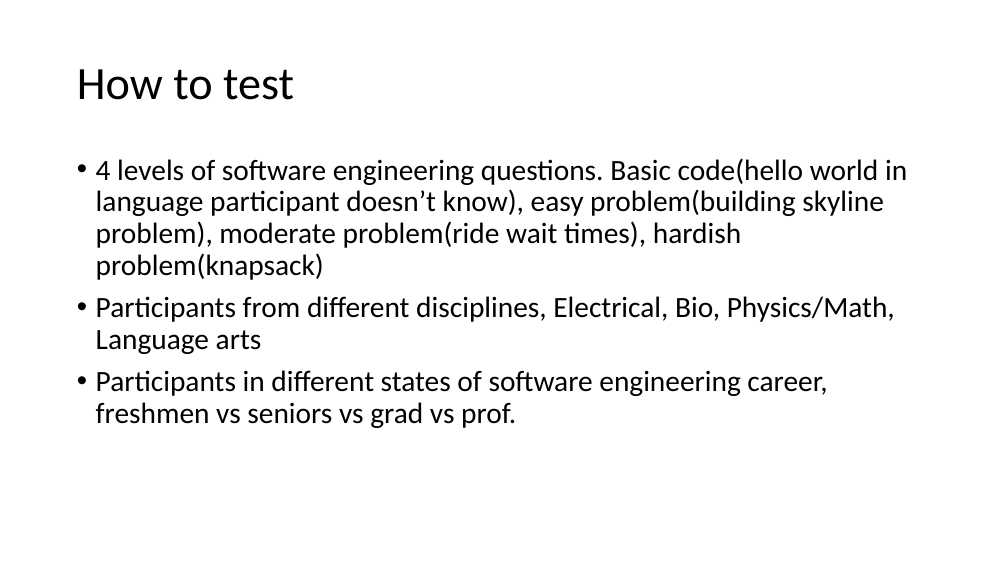
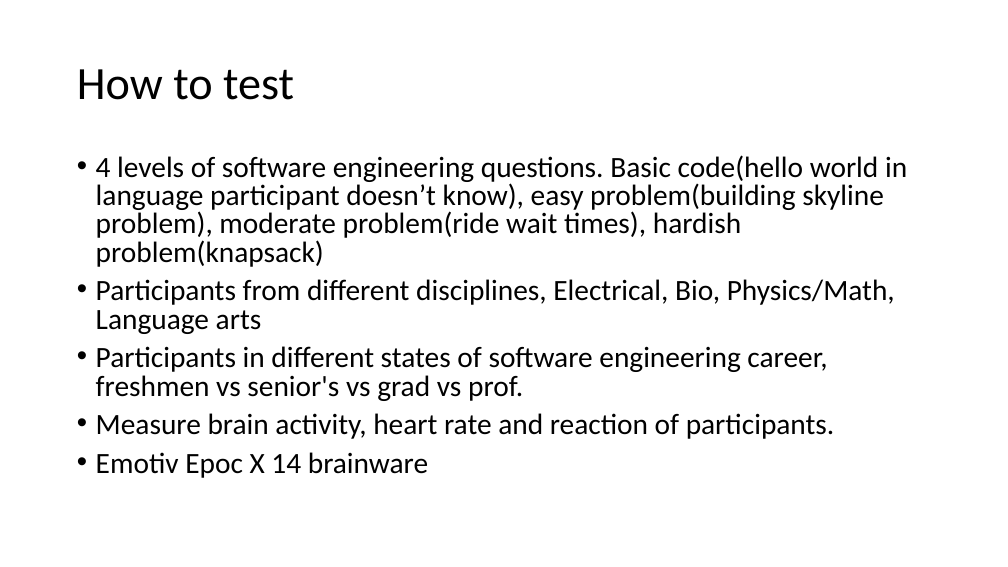
Before and after one commit to nauticalmonkey/CalPolyThesis, a slide deck: slide 5 of Thesis Idea.pptx (slide 4 before the commit). Drawn at 1008x567 pixels with LibreOffice and Linux fonts; fonts in the diff are those of the drawing. Boxes give left, top, right and bottom in pixels: in the first picture for what was removed or moved away, otherwise in the second. Text is boxed around its words. In the diff, an @@ line names an element or a change of style, - is before the commit and + after.

```diff
--- a/Thesis Idea.pptx
+++ b/Thesis Idea.pptx
@@ text at bbox=[96, 155, 907, 334]: line spacing 0.9 to 0.8 @@
@@ text at bbox=[96, 346, 835, 478]: text changed @@
-• Participants in different states of software engineering career, freshmen vs seniors vs grad vs prof.
+• Participants in different states of software engineering career, freshmen vs senior's vs grad vs prof.
+• Measure brain activity, heart rate and reaction of participants.
+• Emotiv Epoc X 14 brainware
```
Also in this commit, not shown: 1 other slide changed, 3 slides added, 1 slide removed.
